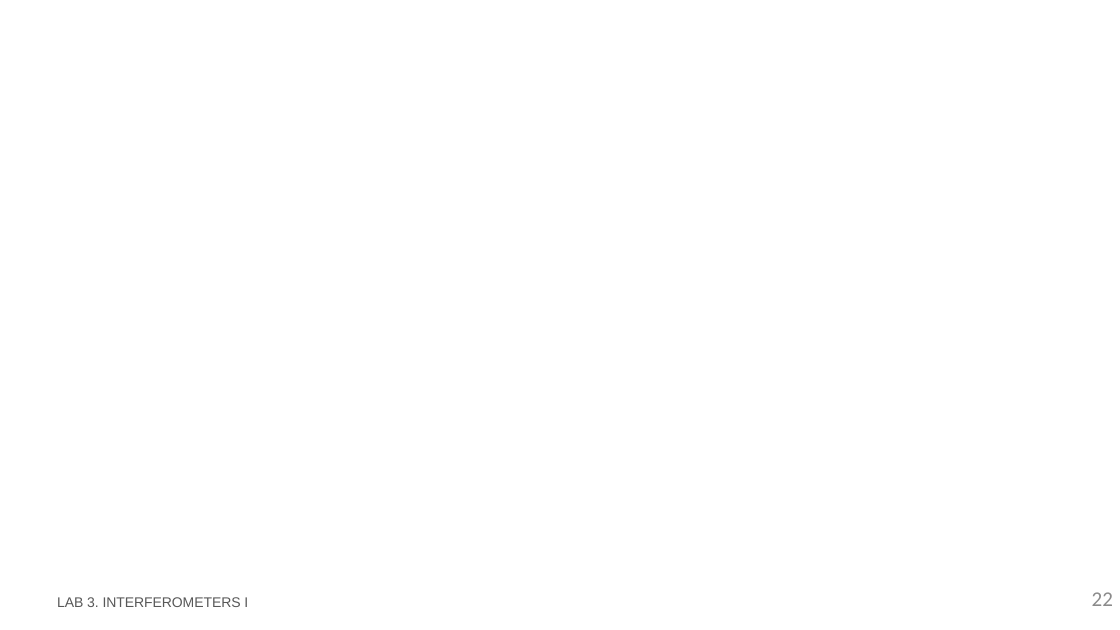
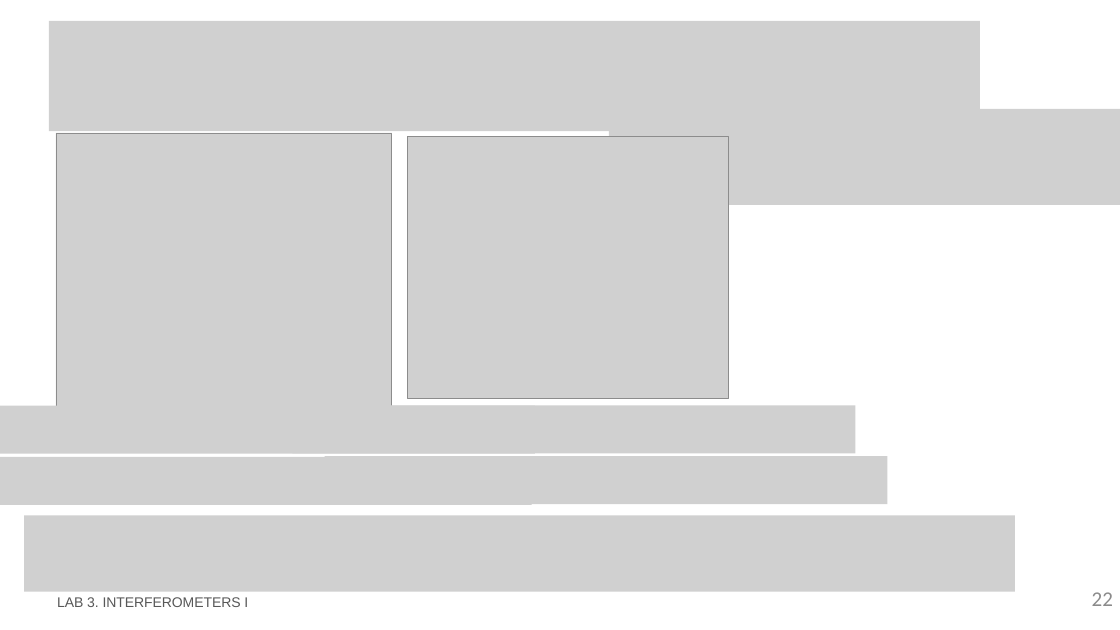
Before and after one commit to DBAEASE/pic-upv-lab3, a slide deck: slide 22 of LabBook_3.pptx. Drawn at 1120x630 pixels with LibreOffice and Linux fonts; fonts in the diff are those of the drawing; grey boxes stand for pictures; background and template pictures are left out. Boxes give left, top, right and bottom in pixels: in the first picture for what was removed or moved away, otherwise in the second. Text is boxed around its words. In the diff, an @@ line names an element or a change of style, - is before the commit and + after.

```diff
--- a/LabBook_3.pptx
+++ b/LabBook_3.pptx
@@ picture added at (49, 21, 980, 131) @@
@@ picture added at (609, 109, 1120, 157) @@
@@ picture added at (56, 133, 392, 407) @@
@@ picture added at (408, 137, 728, 398) @@
@@ picture added at (609, 157, 1120, 205) @@
@@ picture added at (0, 406, 535, 454) @@
@@ picture added at (292, 406, 855, 454) @@
@@ picture added at (0, 457, 532, 505) @@
@@ picture added at (324, 456, 887, 504) @@
@@ picture added at (24, 516, 1015, 592) @@
```
Also in this commit, not shown: 12 other slides changed, 1 slide added, 1 other file.
